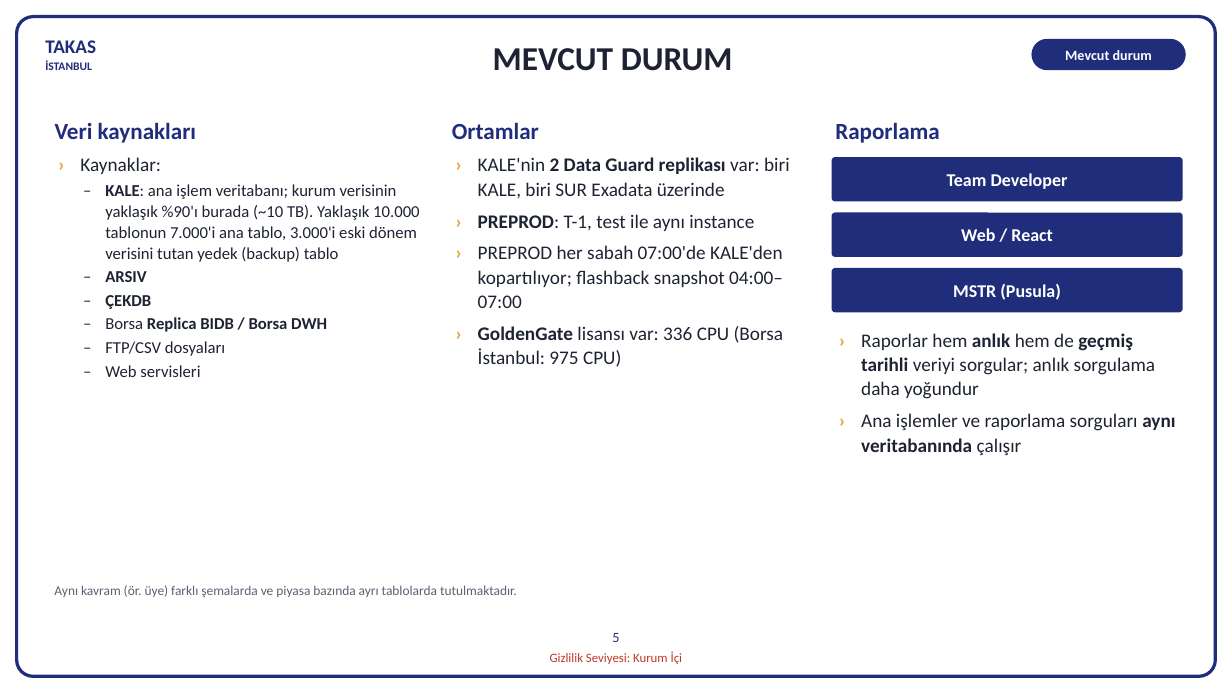
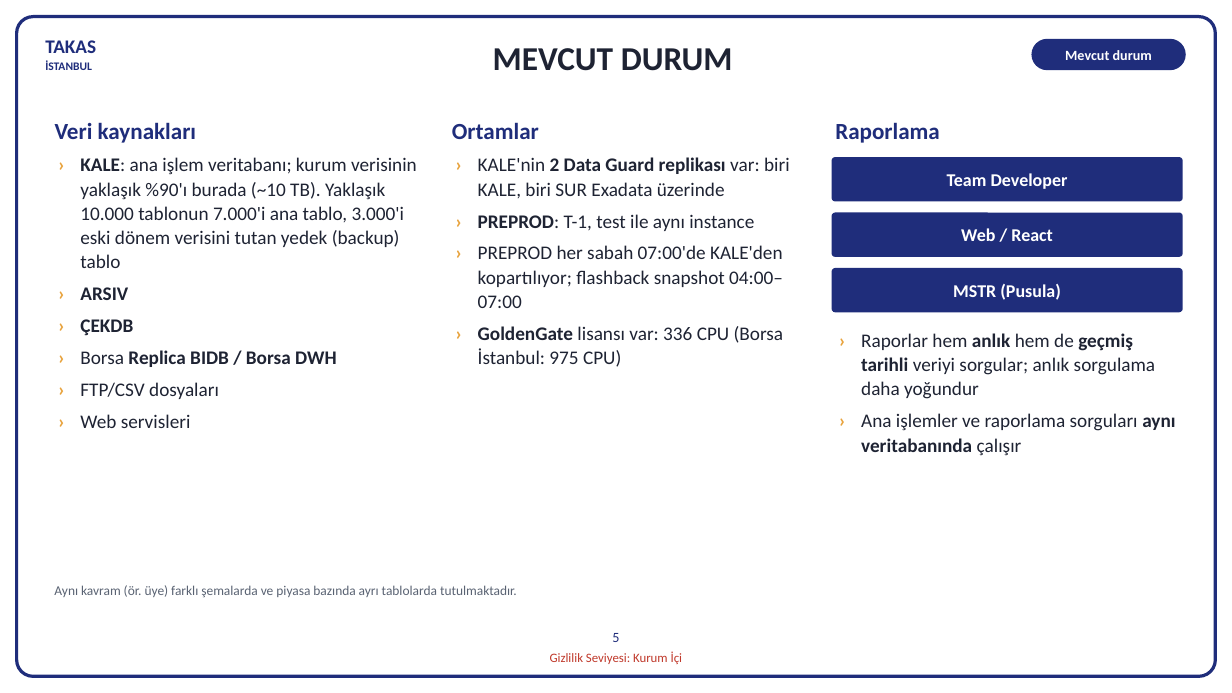
Before and after one commit to hanifidemirel0/Cursor-Projects, a slide deck: slide 5 of outputs/dwh-sunum-kasim-2026/5 - DWHSunum_Kasim2026.pptx. Drawn at 1232x693 pixels with LibreOffice and Linux fonts; fonts in the diff are those of the drawing. Boxes give left, top, right and bottom in pixels: in the first picture for what was removed or moved away, otherwise in the second. Text is boxed around its words. In the diff, an @@ line names an element or a change of style, - is before the commit and + after.

```diff
--- a/outputs/dwh-sunum-kasim-2026/5 - DWHSunum_Kasim2026.pptx
+++ b/outputs/dwh-sunum-kasim-2026/5 - DWHSunum_Kasim2026.pptx
@@ text at [80, 157, 417, 428]: text changed; size 13 to 15 pt @@
-› Kaynaklar:
-– KALE: ana işlem veritabanı; kurum verisinin yaklaşık %90'ı burada (~10 TB). Yaklaşık 10.000 tablonun 7.000'i ana tablo, 3.000'i eski dönem verisini tutan yedek (backup) tablo
-– ARSIV
-– ÇEKDB
-– Borsa Replica BIDB / Borsa DWH
-– FTP/CSV dosyaları
-– Web servisleri
+› KALE: ana işlem veritabanı; kurum verisinin yaklaşık %90'ı burada (~10 TB). Yaklaşık 10.000 tablonun 7.000'i ana tablo, 3.000'i eski dönem verisini tutan yedek (backup) tablo
+› ARSIV
+› ÇEKDB
+› Borsa Replica BIDB / Borsa DWH
+› FTP/CSV dosyaları
+› Web servisleri
```
Also in this commit, not shown: 2 other files.
